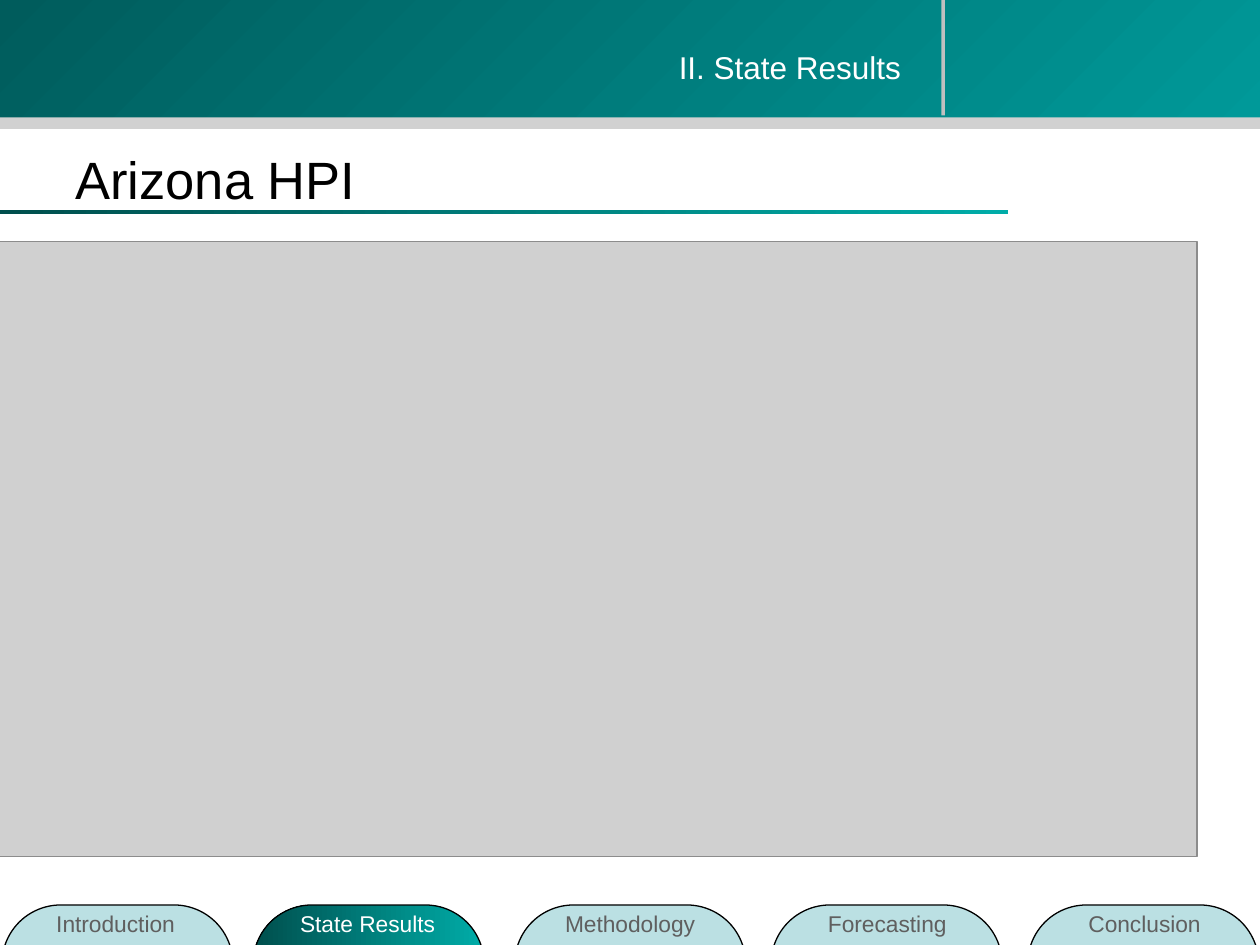
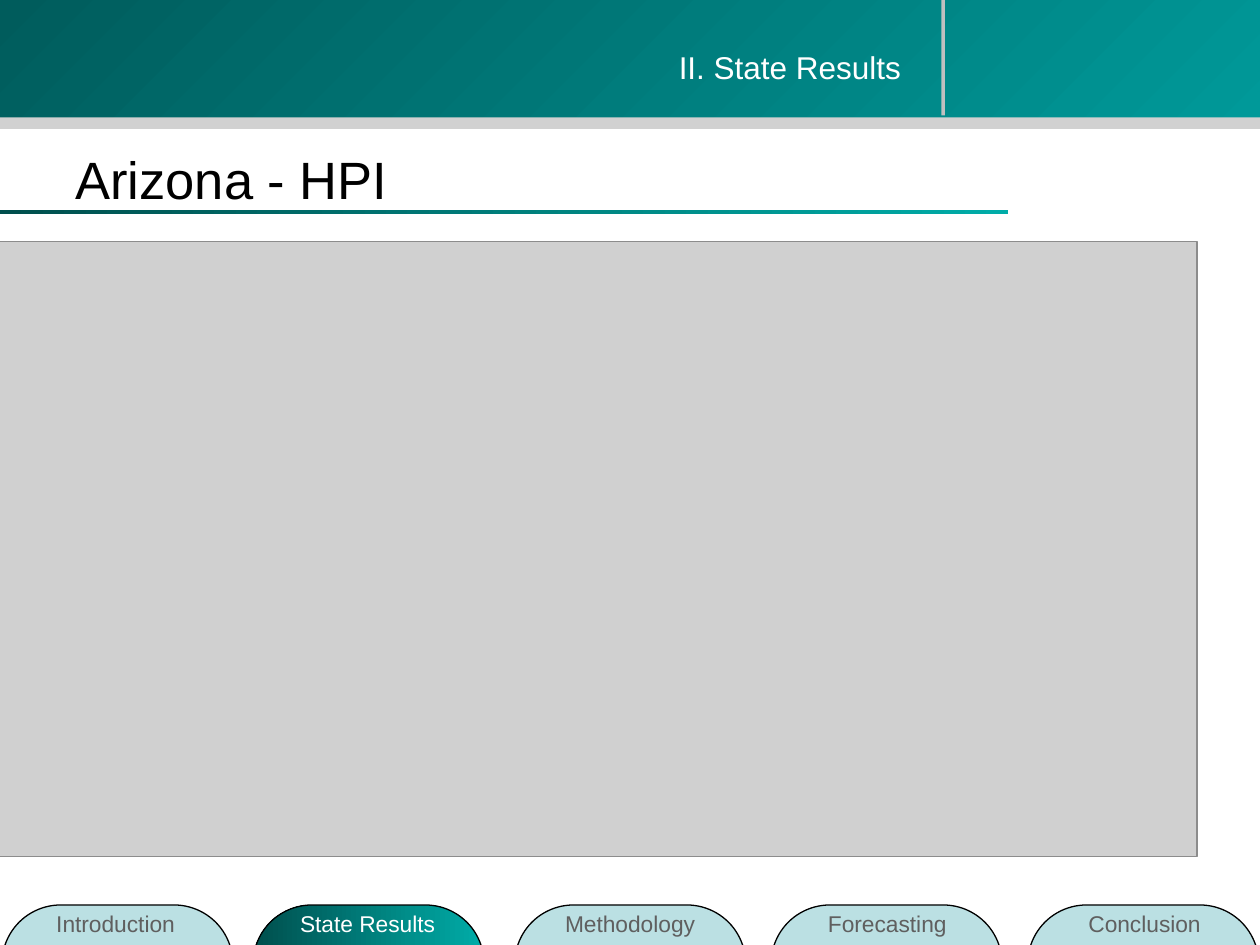
Before and after one commit to zhouzhenghui/svnrepository, a slide deck: slide 12 of SVNRepository/Presentation/M.Eng Final Presentation-take2.ppt (slide 11 before the commit). Drawn at 1260x945 pixels with LibreOffice and Linux fonts; fonts in the diff are those of the drawing; grey boxes stand for pictures; background and template pictures are left out. Boxes give left, top, right and bottom in pixels: in the first picture for what was removed or moved away, otherwise in the second. Text is boxed around its words. In the diff, an @@ line names an element or a change of style, - is before the commit and + after.

```diff
--- a/SVNRepository/Presentation/M.Eng Final Presentation-take2.ppt
+++ b/SVNRepository/Presentation/M.Eng Final Presentation-take2.ppt
@@ title at bbox=[75, 161, 387, 200]: text changed @@
-Arizona HPI
+Arizona - HPI
```
Also in this commit, not shown: 1 slide added.
